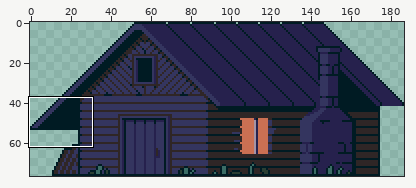
A sprite sheet gets an edit: LavaJumper/Assets/Sprites/Forest/Cottage.png. Above: a wide view before the commit, with the close-up outlined.
Close-up. Before the commit:
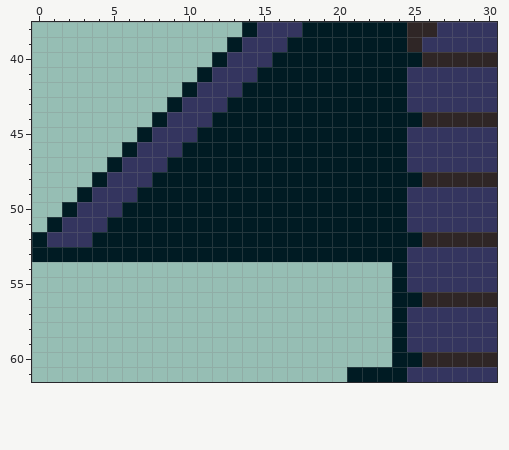
The file is 187x77 pixels. Shown: x 0..30, y 38..61.
And afterwards:
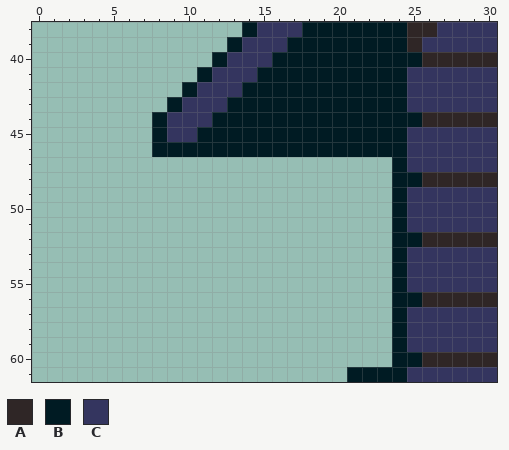
Palette (. is transparent): A #2f2626  B #001b23  C #34355f
Diff:
y 45: x 7..8 BC -> .B
y 46: x 6..9 BCCC -> ..BB
y 47: x 5..23 BCCCBBBBBBBBBBBBBBB -> ...................
y 48: x 4..23 BCCCBBBBBBBBBBBBBBBB -> ....................
y 49: x 3..23 BCCCBBBBBBBBBBBBBBBBB -> .....................
y 50: x 2..23 BCCCBBBBBBBBBBBBBBBBBB -> ......................
y 51: x 1..23 BCCCBBBBBBBBBBBBBBBBBBB -> .......................
y 52: x 0..23 BCCCBBBBBBBBBBBBBBBBBBBB -> ........................
y 53: x 0..23 BBBBBBBBBBBBBBBBBBBBBBBB -> ........................
Changed places in both close-ups, as pixel boxes (x1, y1, x2, y2):
changed: (32, 127, 392, 262)
